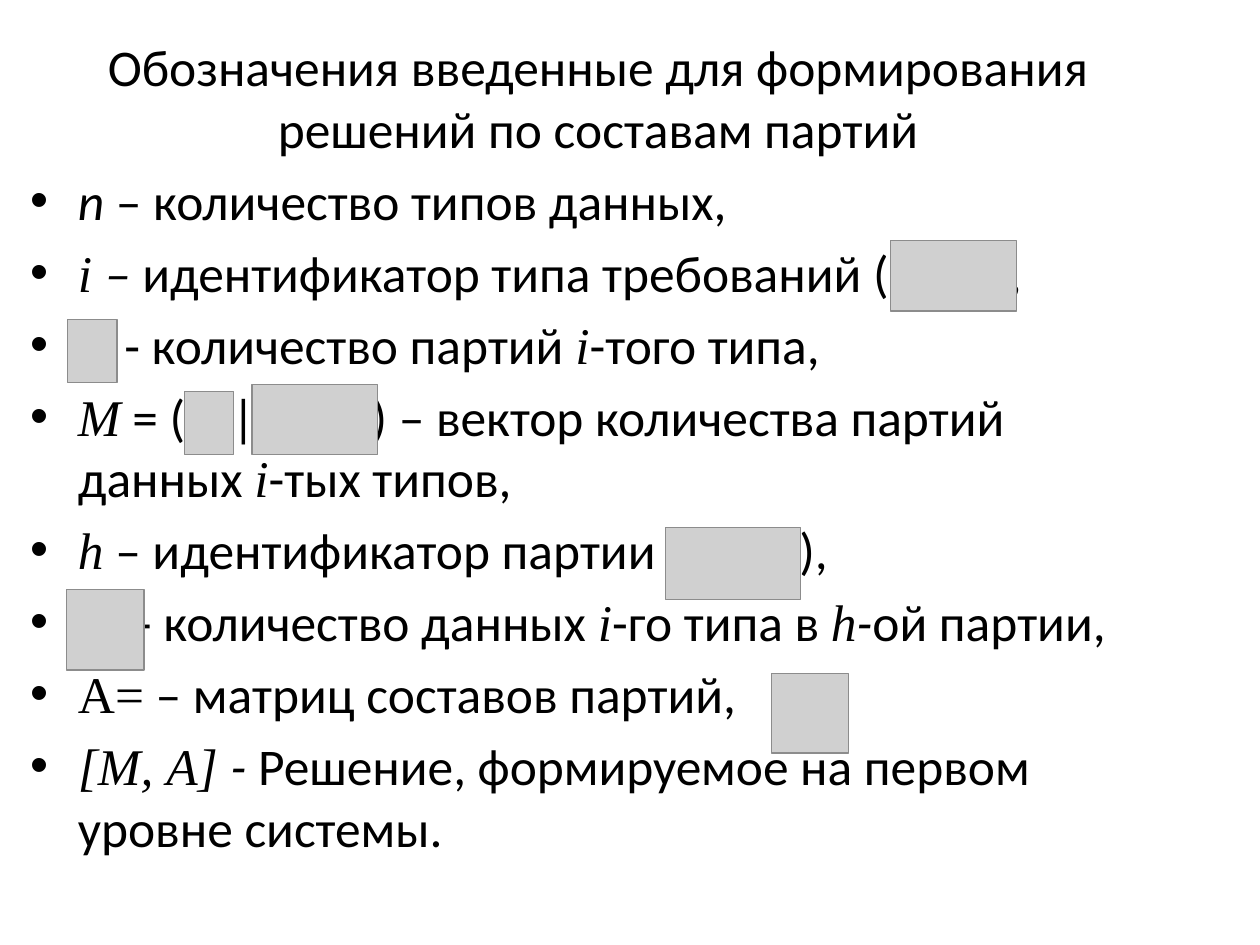
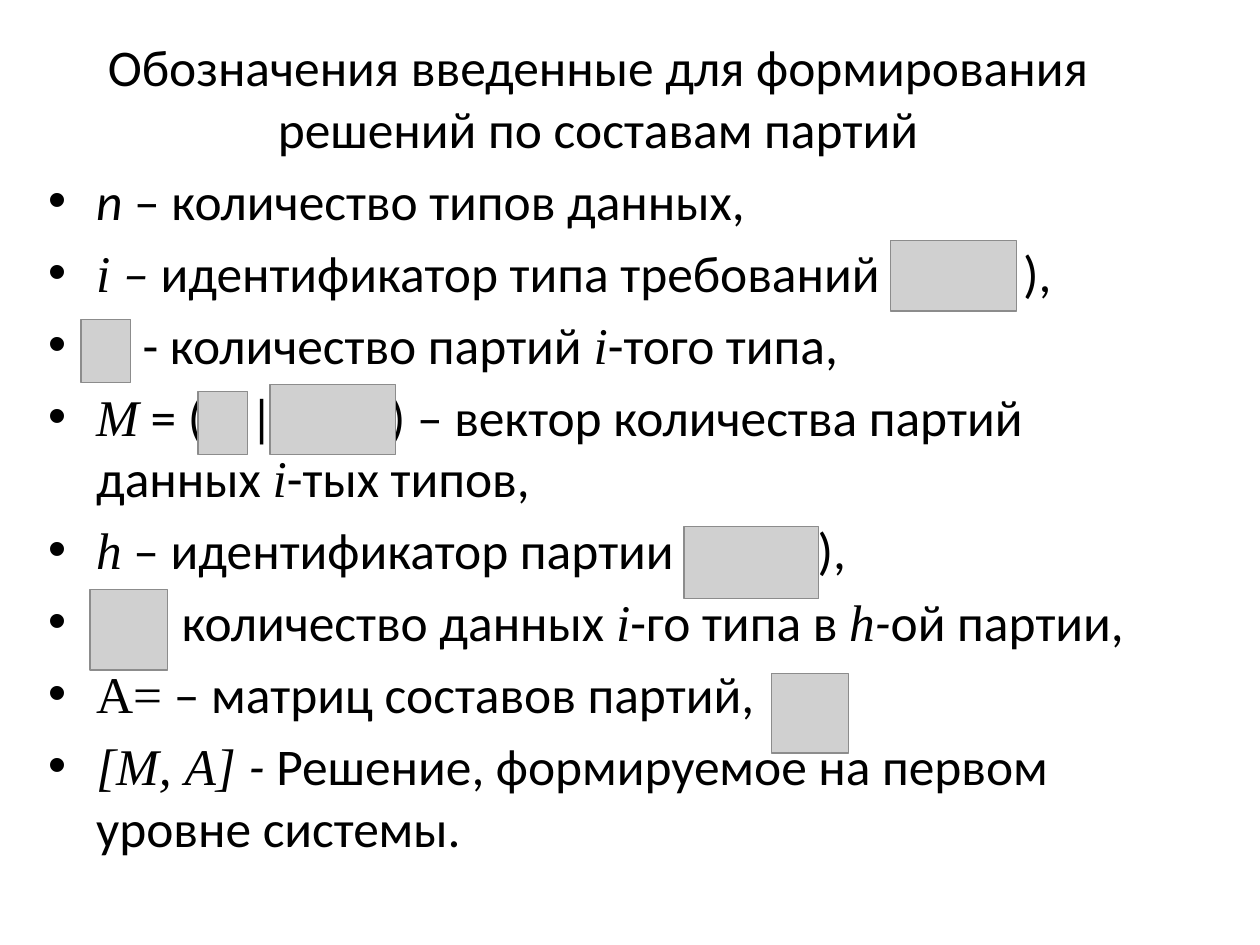
Before and after one commit to sasha2567/diplom, a slide deck: slide 7 of К защите/Саша/В диплом/На защиту/На защиту.pptx. Drawn at 1260x945 pixels with LibreOffice and Linux fonts; fonts in the diff are those of the drawing; grey boxes stand for pictures. Boxes give left, top, right and bottom in pixels: in the first picture for what was removed or moved away, otherwise in the second. Text is boxed around its words. In the diff, an @@ line names an element or a change of style, - is before the commit and + after.

```diff
--- a/К защите/Саша/В диплом/На защиту/На защиту.pptx
+++ b/К защите/Саша/В диплом/На защиту/На защиту.pptx
@@ text at <box>96,195,1124,856</box>: indent changed @@
@@ 3 pictures: place and size @@
-3 pictures at <box>67,320,802,599</box>
+3 pictures at <box>81,319,819,599</box>
@@ picture: place and size @@
-picture at <box>252,384,377,454</box>
+picture at <box>270,385,396,455</box>
@@ picture: place and size @@
-picture at <box>67,590,145,670</box>
+picture at <box>90,590,168,670</box>
```
Also in this commit, not shown: 9 other slides changed, 1 other file.
